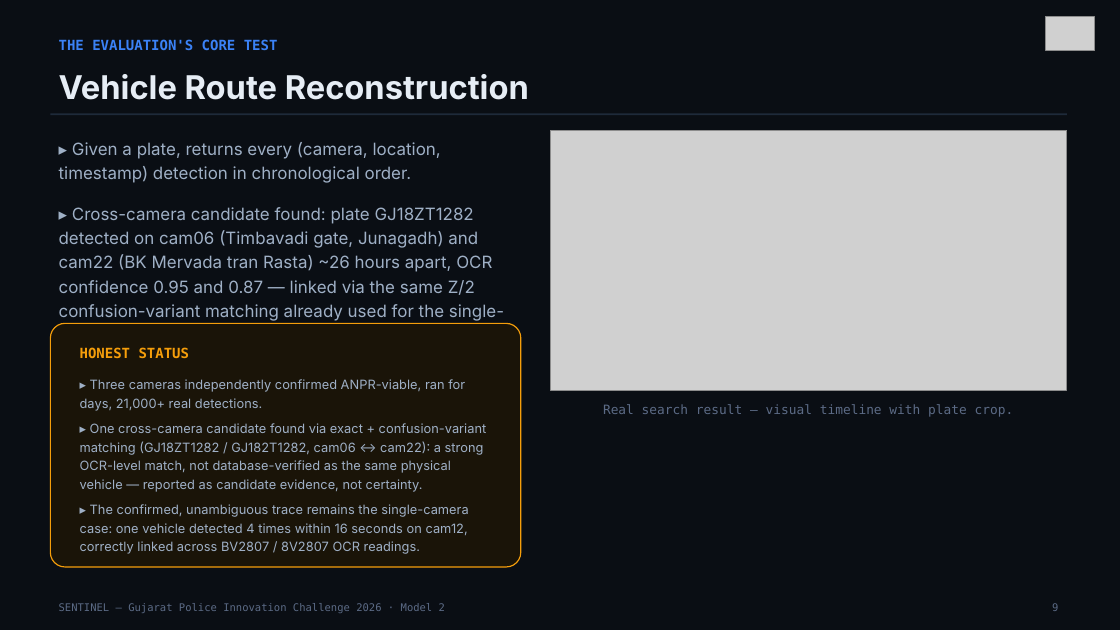
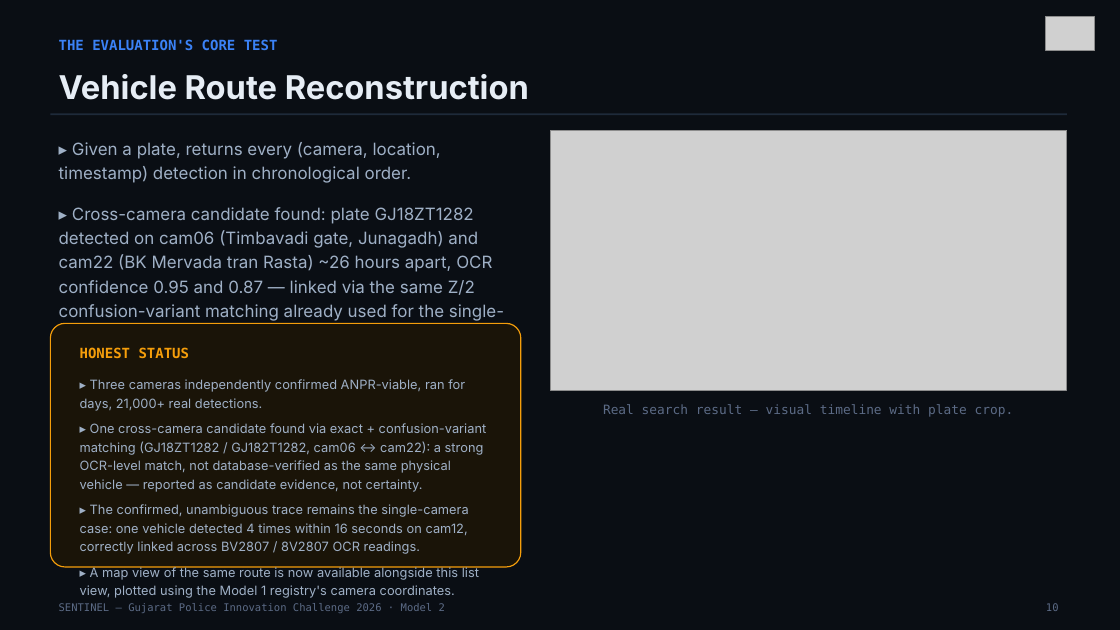
Before and after one commit to rajshah0928/gog_sentinel, a slide deck: slide 10 of docs/Sentinel_Solution_Presentation.pptx (slide 9 before the commit). Drawn at 1120x630 pixels with LibreOffice and Linux fonts; fonts in the diff are those of the drawing; grey boxes stand for pictures. Boxes give left, top, right and bottom in pixels: in the first picture for what was removed or moved away, otherwise in the second. Text is boxed around its words. In the diff, an @@ line names an element or a change of style, - is before the commit and + after.

Commit message:
Model 1 updates

```diff
--- a/docs/Sentinel_Solution_Presentation.pptx
+++ b/docs/Sentinel_Solution_Presentation.pptx
@@ text at (80,566,479,598): paragraph added @@
+▸ A map view of the same route is now available alongside this list view, plotted using the Model 1 registry's camera coordinates.
@@ text at (1046,603,1059,611): text changed @@
-9
+10
```
Also in this commit, not shown: 11 other slides changed, 1 slide added, 13 other files.
